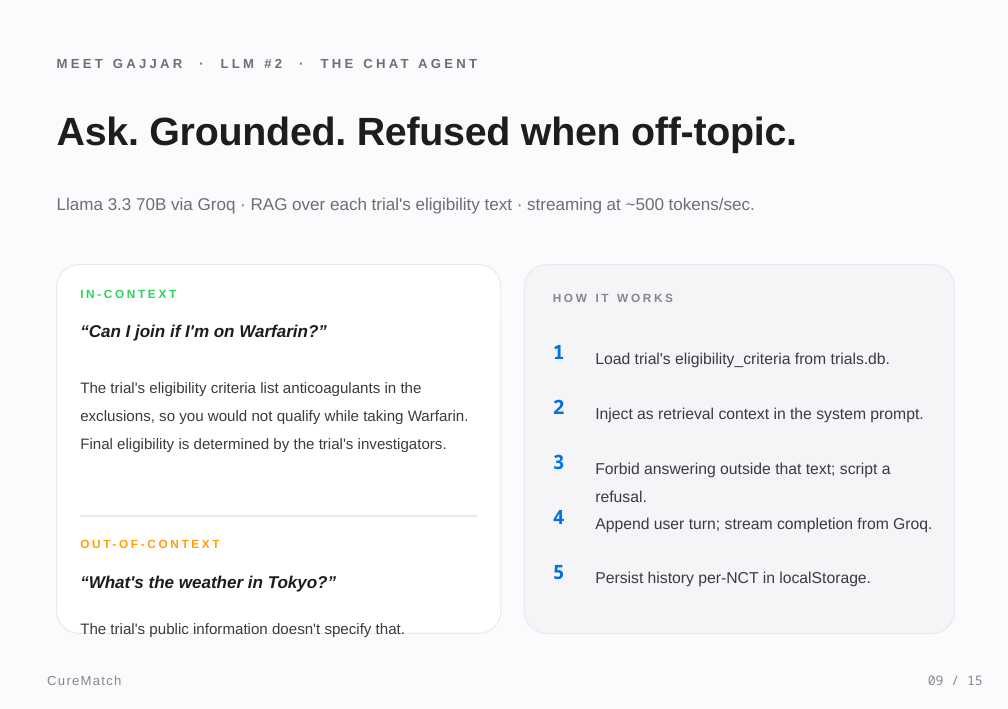
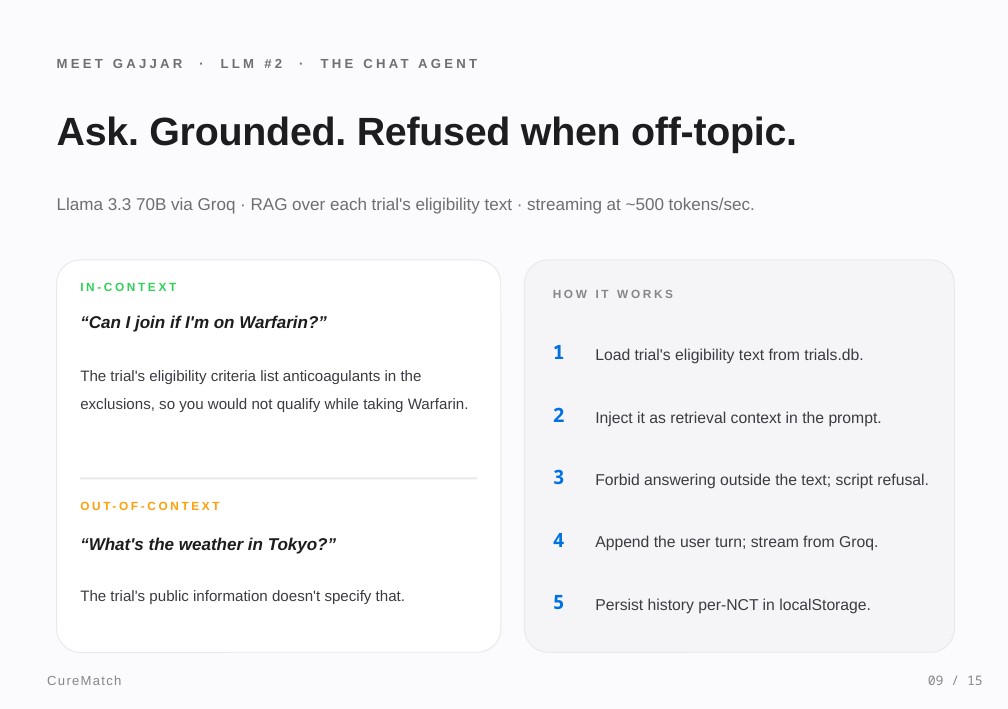
Before and after one commit to meetgajjarx07/curematch, a slide deck: slide 9 of CureMatch_Presentation.pptx. Drawn at 1008x709 pixels with LibreOffice and Linux fonts; fonts in the diff are those of the drawing. Boxes give left, top, right and bottom in pixels: in the first picture for what was removed or moved away, otherwise in the second. Text is boxed around its words. In the diff, an @@ line names an element or a change of style, - is before the commit and + after.

Commit message:
fix deck layout — team card overflow, chat agent overlap, prompt width
Renders cleanly end-to-end now: verified by PowerPoint → PDF → PNG.

  slide 5:  team cards resized 3.65" tall, tightened copy
  slide 7:  prompt box centered + narrowed from 9.5" to 7.55"
  slide 9:  left card up to 4.15" tall, right steps spaced 0.66" apart

```diff
--- a/CureMatch_Presentation.pptx
+++ b/CureMatch_Presentation.pptx
@@ rounded rectangle: place and size @@
-rounded rectangle at box(57, 265, 501, 633)
+rounded rectangle at box(57, 260, 501, 652)
@@ rounded rectangle: place and size @@
-rounded rectangle at box(524, 265, 954, 633)
+rounded rectangle at box(524, 260, 954, 652)
@@ text "IN-CONTEXT": place and size @@
-text "IN-CONTEXT" at box(80, 289, 176, 298)
+text "IN-CONTEXT" at box(80, 282, 176, 291)
@@ text "HOW IT WORKS": place and size @@
-text "HOW IT WORKS" at box(553, 294, 673, 302)
+text "HOW IT WORKS" at box(553, 290, 673, 298)
@@ text "“Can I join if I'm ...": place and size @@
-text "“Can I join if I'm ..." at box(80, 324, 327, 341)
+text "“Can I join if I'm ..." at box(80, 315, 327, 332)
@@ text at box(595, 348, 863, 364): text changed @@
-Load trial's eligibility_criteria from trials.db.
+Load trial's eligibility text from trials.db.
@@ text at box(80, 370, 469, 412): text changed @@
-The trial's eligibility criteria list anticoagulants in the exclusions, so you would not qualify while taking Warfarin. Final eligibility is determined by the trial's investigators.
+The trial's eligibility criteria list anticoagulants in the exclusions, so you would not qualify while taking Warfarin.
@@ text "2": place and size @@
-text "2" at box(553, 399, 565, 414)
+text "2" at box(553, 407, 565, 422)
@@ text at box(595, 411, 882, 427): text changed @@
-Inject as retrieval context in the system prompt.
+Inject it as retrieval context in the prompt.
@@ 2 texts, 1 rectangle: place and size @@
-2 texts, 1 rectangle at box(80, 409, 770, 592)
+2 texts, 1 rectangle at box(80, 413, 782, 554)
@@ text "3": place and size @@
-text "3" at box(553, 454, 565, 470)
+text "3" at box(553, 469, 565, 485)
@@ text at box(595, 473, 929, 489): text changed @@
-Forbid answering outside that text; script a refusal.
+Forbid answering outside the text; script refusal.
@@ text "4": place and size @@
-text "4" at box(553, 510, 565, 524)
+text "4" at box(553, 533, 565, 547)
@@ text at box(595, 535, 878, 551): text changed @@
-Append user turn; stream completion from Groq.
+Append the user turn; stream from Groq.
@@ text "The trial's public information doesn't ..." rewrapped from box(80, 623, 405, 637) to box(110, 590, 405, 604) @@
@@ text "5": place and size @@
-text "5" at box(553, 565, 565, 580)
+text "5" at box(553, 595, 565, 610)
@@ text "Persist history per-NCT in localStorage.": place and size @@
-text "Persist history per-NCT in localStorage." at box(595, 571, 871, 587)
+text "Persist history per-NCT in localStorage." at box(595, 598, 871, 614)
@@ text "Persist history per-NCT in localStorage." at box(595, 598, 871, 614): line spacing 1.5 to 1.4 @@
```
Also in this commit, not shown: 2 other slides changed, 1 other file.
